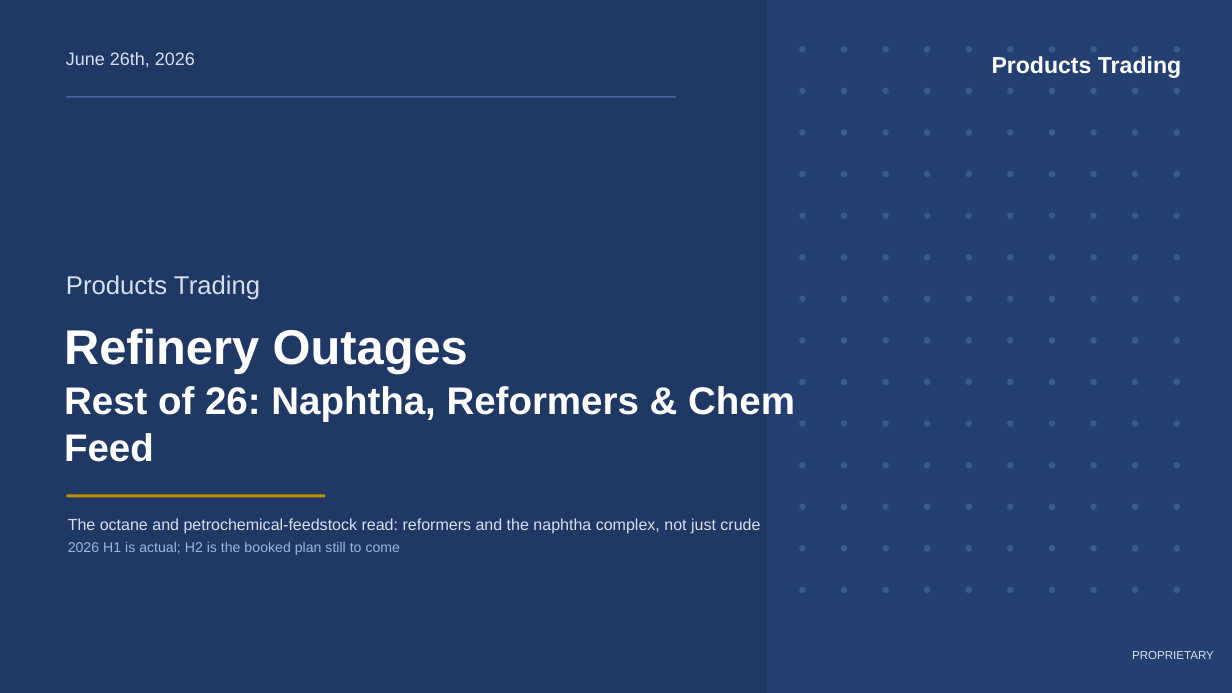
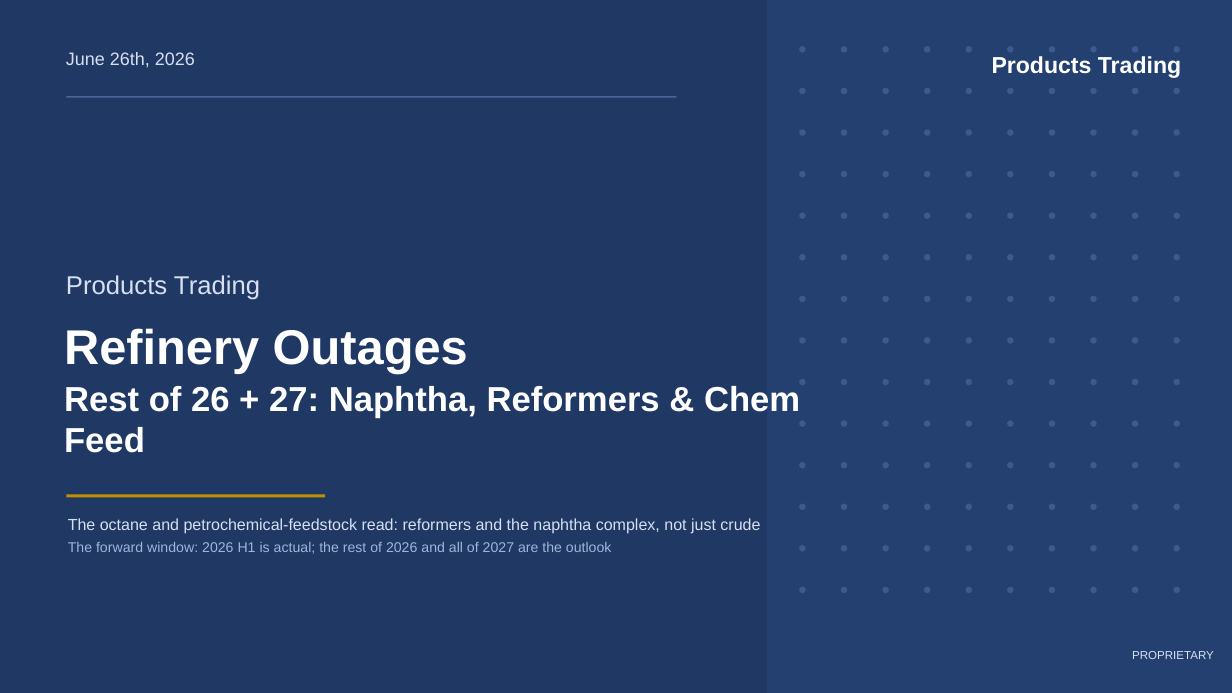
Before and after one commit to HoldenCole/Outages-script, a slide deck: slide 1 of output/outage_deck_naphtha.pptx. Drawn at 1232x693 pixels with LibreOffice and Linux fonts; fonts in the diff are those of the drawing. Boxes give left, top, right and bottom in pixels: in the first picture for what was removed or moved away, otherwise in the second. Text is boxed around its words. In the diff, an @@ line names an element or a change of style, - is before the commit and + after.

```diff
--- a/output/outage_deck_naphtha.pptx
+++ b/output/outage_deck_naphtha.pptx
@@ text at <box>64,386,800,453</box>: text changed; size 30 to 27 pt @@
-Rest of 26: Naphtha, Reformers & Chem Feed
+Rest of 26 + 27: Naphtha, Reformers & Chem Feed
@@ text at <box>68,542,612,554</box>: text changed @@
-2026 H1 is actual; H2 is the booked plan still to come
+The forward window: 2026 H1 is actual; the rest of 2026 and all of 2027 are the outlook
```
Also in this commit, not shown: 7 other slides changed, 5 other files.
